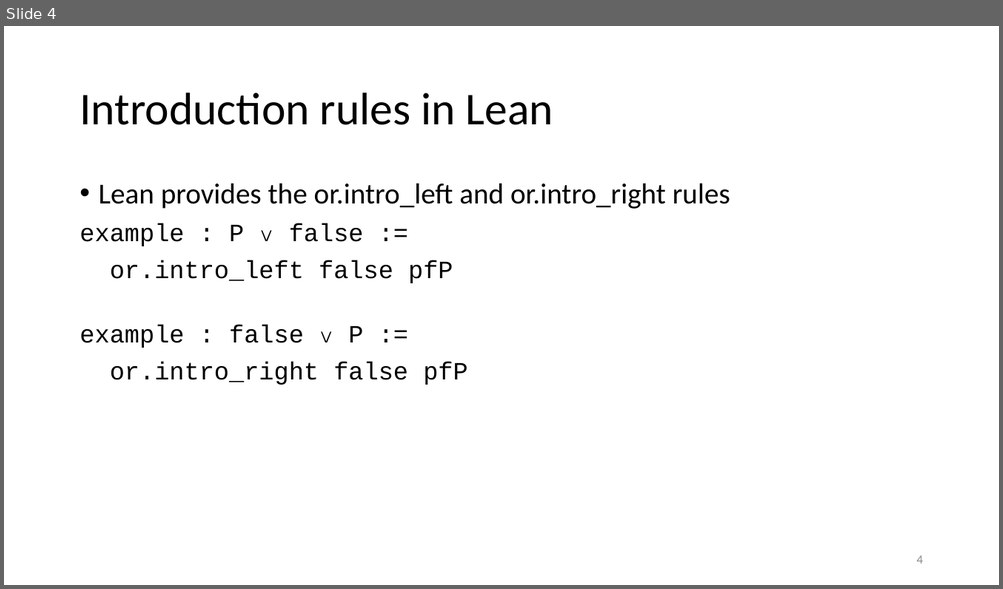
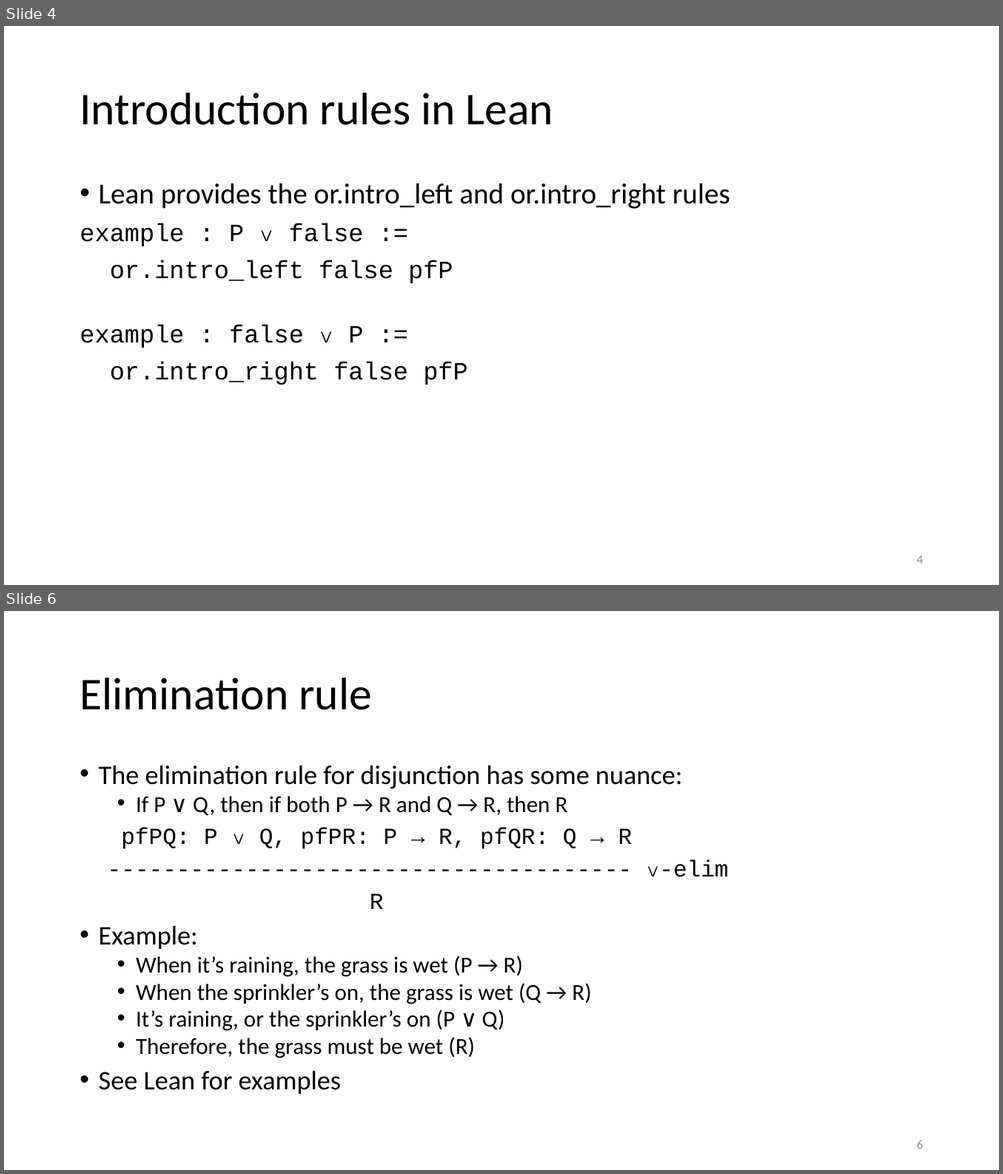
Before and after one commit to kevinsullivan/cs-dm, a slide deck: 09_Disjunction/Disjunction.pptx. Shown one above the other, each under a label of ours: slide 4 before the commit, slides 4 and 6 after it; the slides between them are not shown. The pictures are 1003x589 and 1003x1174 pixels, drawn with LibreOffice and Linux fonts; fonts in the diff are those of the drawing. Boxes give left, top, right and bottom in pixels: in the first picture for what was removed or moved away, otherwise in the second. Text is boxed around its words. In the diff, an @@ line names an element or a change of style, - is before the commit and + after.

Commit message:
Added slides for Disjunction

```diff
--- a/09_Disjunction/Disjunction.pptx
+++ b/09_Disjunction/Disjunction.pptx
@@ slide 6 added at box(4, 611, 999, 1170), background #FFFFFF @@
@@ title added at box(79, 678, 371, 710), 44 pt, text #000000 @@
+Elimination rule
@@ text added at box(99, 765, 728, 1094), 22.2 pt, text #000000 @@
+• The elimination rule for disjunction has some nuance:
+  • If P ∨ Q, then if both P → R and Q → R, then R
+pfPQ: P ∨ Q, pfPR: P → R, pfQR: Q → R
+-------------------------------------- ∨-elim
+R
+• Example:
+  • When it’s raining, the grass is wet (P → R)
+  • When the sprinkler’s on, the grass is wet (Q → R)
+  • It’s raining, or the sprinkler’s on (P ∨ Q)
+  • Therefore, the grass must be wet (R)
+• See Lean for examples
@@ page number added at box(916, 1141, 922, 1149), 12 pt, text #8C8C8C @@
+6
```
Also in this commit, not shown: 2 slides changed, 4 other slides added, 1 slide removed, 1 other file.
